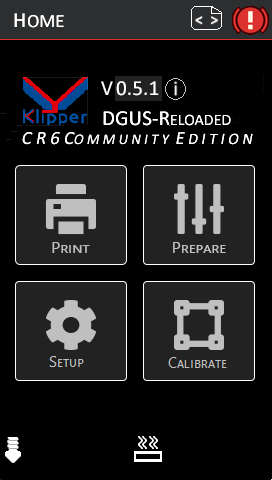
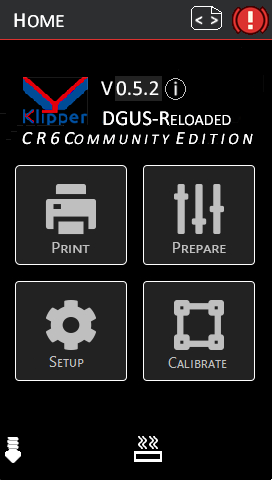
The second w=272, h=480 image is a revision of the first. Changes to its layers:
renamed "0.5.1" to "0.5.2", painted on it over bbox(149, 81, 158, 95)
